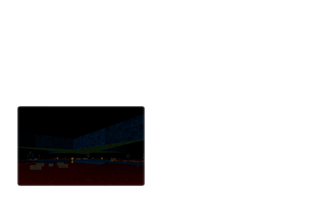
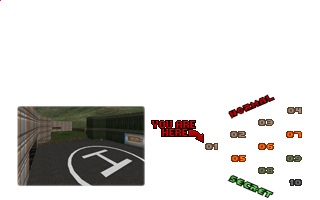
Comparing the layer stacks of the two 320px x 200px images. Changes:
added layer "YOU ARE HERE -> (Border)" above "YOU ARE HERE -> (Original)" over [151, 120, 204, 143]
added layer "YOU ARE HERE -> (Original)" above "NORMAL/SECRET" over [152, 121, 203, 142]
added layer "NORMAL/SECRET" above "Map Labels" over [0, 0, 275, 198]
added layer "Map Labels" above "Text for reference" over [205, 107, 302, 186]
hid "MAP04" over [17, 106, 145, 186]
hid "MAP03" over [17, 106, 145, 186]
hid "MAP02" over [17, 106, 145, 186]
